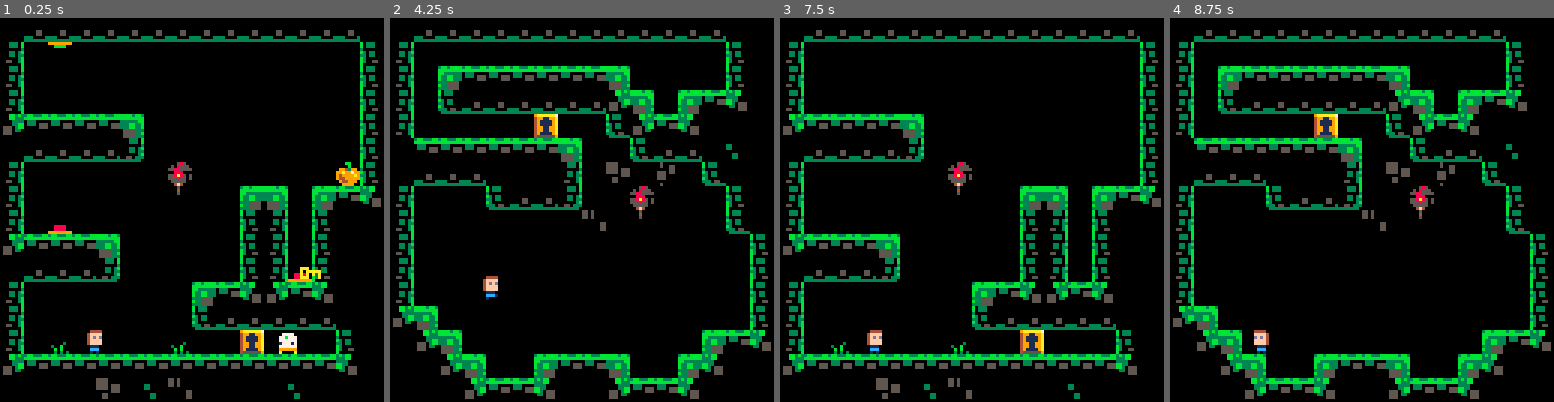
Above: before the commit, frames 1-4 (left to right).
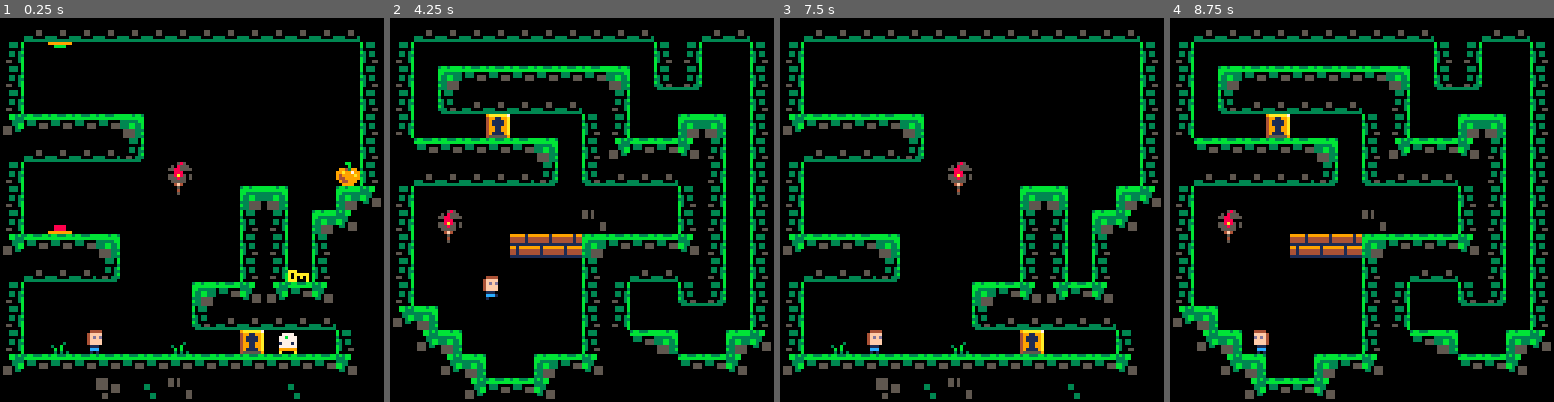
Above: after the commit, the same moments.

Repository: tamewhale/saviour-complex
Game: PICO-8 cartridge saviour.p8
The game is run twice, just before and just after one commit, with the same random seed, the same clock (stepped at 60 frames per second) and the same inputs.
Inputs:
- Up to frame 1 (0.25 s): no input
- Up to frame 2 (4.25 s): tap X (X key) at 0.33, 1.07, 1.85, 2.97, 4.08 s; tap O (Z key) at 0.7, 1.7, 2.1, 2.5, 2.9, 3.3, 3.7, 4.1 s; hold Right 1.6-2.1 s; hold Up 2.15-2.42 s; hold Right 2.47-3.03 s; hold Left 3.08-3.58 s; hold Right from 4.02 s (still down)
- Up to frame 3 (7.5 s): tap O (Z key) every 0.4 s from 4.5 to 7.3 s; release Right at 4.68 s; hold Up 4.73-5.03 s; hold Left 5.08-5.68 s; tap X (X key) at 5.2, 6.32, 7.43 s; hold Right 6.08-6.58 s; hold Right 6.63-7.13 s; hold Up 7.18-7.45 s
- Up to frame 4 (8.75 s): hold Right 7.5-8.07 s; tap O (Z key) at 7.7, 8.1, 8.5 s; hold Left 8.12-8.62 s; tap X (X key) at 8.55 s

The runs differ from the first frame. In frame 1, 1.3% of the frame differs, in the area x 75-94%, y 43-69%; in frame 2, 19%, in the area x 12-99%, y 3-100%; in frame 3, 1.1%; in frame 4, 19%.

Commit message:
Redesigned level two

Diff:
--- a/saviour.p8
+++ b/saviour.p8
@@ -774,22 +774,22 @@
 0000010301011313131303030305050501010101010103030101000000000000010101010101010101030100000003000000000000000303010103030303000020002000010131313131000000000000200030200000000000000000000000000000000000000000000000000000000008000000000000000000000000000000
 0000000000000000000000000000000000000000000000000000000000000000000000000000000000000000000000000000000000000000000000000000000000000000000000000000000000000000000000000000000000000000000000000000000000000000000000000000000000000000000000000000000000000000
 __map__
-000c0c0c0c0c0c0c0c0c0c0c0c0c0c00000c0c0c0c0c0c0c0c0c0c0c0c0c0000000c0c0c00000000000000000c0c0c00000c0c0c00000000000000000c0c0c0000000000000000000000000000000000000000000000000000000000000000000000000000000000000000000000000000000000000000000000000000000000
-3d00490000000000000000000000003b3d000000000000000000005300003b003d0000000a0c0c0c0c0c0c0b0000003b3d0000000a0c0c0c0c0c0c0b0000003b3b000000000000000000000000000000000000000000000000000000000000000000000000000000000000000000000000000000000000000000000000000000
-3d00000000000000000000000000003b3d003a0303030303033c000000003b003d000000002e007000002e000000003b3d000000002e007000002e000000003b3b000000000000000000000000000000000000000000000000000000000000000000000000000000000000000000000000000000000000000000000000000000
-3d00000000000000000000000000003b3d000a0c0c0c0c0c0c053c003a0304003d0000003a0303030303033c0000003b3d0000003a0303030303033c0000003b3b000000000000000000000000000000000000000000000000000000000000000000000000000000000000000000000000000000000000000000000000000000
-05030303033c0000000000000000003b3d00000070002e00000a0503040000003d0000000a0c0c0c0c0c0c0b0000003b3d0000000a0c0c0c0c0c0c0b0000003b3b000000000000000000000000000000000000000000000000000000000000000000000000000000000000000000000000000000000000000000000000000000
-000c0c0c0c0b0000000000000000003b000303030303033c00000a0c0c0002003d00000000000000000000000000003b3d00000000000000000000000000003b3b000000000000000000000000000000000000000000000000000000000000000000000000000000000000000000000000000000000000000000000000000000
-3d00000000000011000000000000523b000c0c0c0000003d00250024490a00003d0000003a0303030303033c0000003b3d0000003a0303030303033c0000003b3b000000000000000000000000000000000000000000000000000000000000000000000000000000000000000000000000000000000000000000000000000000
-3d0000000000001200003a3c003a03043d0000000a0c0c0b0000110000003b003d0000000a0c0c0c0c0c0c0b0000003b3d0000000a0c0c0c0c0c0c0b0000003b3b000000000000000000000000000000000000000000000000000000000000000000000000000000000000000000000000000000000000000000000000000000
-3d0046000000000000003b3d003b00003d000000000000002300120000000a003d00000000000000000000000000003b3d00000000000000000000000000003b3b000000000000000000000000000000000000000000000000000000000000000000000000000000000000000000000000000000000000000000000000000000
-050303033c00000000003b3d533b00003d00000000000000000000000000003b3d00000007080708080806060000003b3d00000000000000000000000000003b3b000000000000000000000000000000000000000000000000000000000000000000000000000000000000000000000000000000000000000000000000000000
-000c0c0c0b00000000003b3d463b00003d00000000000000000000000000003b3d00000006060906060609060000003b3d00000000000000000000000000003b3b005000500000000000000000000000000000000000000000000000000000000000000000000000000000000000000000000000000000000000000000000000
-3d000000000000003a030405030400003d00000000000000000000000000003b3d00000046494649464946490000003b3d00000000000000000000520000003b3b090009000900000000000000000000000000000000000000000000000000000000000000000000000000000000000000000000000000000000000000000000
-3d000000000000000a0c0c0c0c0c0000053c000000000000000000000000003b3d00000009060708080708060000003b3d00000009060708080708060000003b3b090909090900000000000000000000000000000000000000000000000000000000000000000000000000000000000000000000000000000000000000000000
-3d0014003000001400002e0070003b0000053c000000000046000000003a03043d00000000000000000000000053003b3d00000000000000000000000000003b3b000000070800000000000000000000000000000000000000000000000000000000000000000000000000000000000000000000000000000000000000000000
-050303030303030303030303030304000000053c30003a03033c00003a0400003d00300000000000000000000000003b3d00300000000000000000000000003b3b000000000000000000000000000000000000000000000000000000000000000000000000000000000000000000000000000000000000000000000000000000
-0000000025000223000000000200000000000005030304000005030304000000000303030303030303030303030303000003030303030303030303030303030000005200000000000000000000000000000000000000000000000000000000000000000000000000000000000000000000000000000000000000000000000000
+000c0c0c0c0c0c0c0c0c0c0c0c0c0c00000c0c0c0c0c0c0c0c0c0c00000c0c00000c0c0c00000000000000000c0c0c00000c0c0c00000000000000000c0c0c0000000000000000000000000000000000000000000000000000000000000000000000000000000000000000000000000000000000000000000000000000000000
+3d00490000000000000000000000003b3d000000000000000000003b3d00523b3d0000000a0c0c0c0c0c0c0b0000003b3d0000000a0c0c0c0c0c0c0b0000003b3b000000000000000000000000000000000000000000000000000000000000000000000000000000000000000000000000000000000000000000000000000000
+3d00000000000000000000000000003b3d003a0303030303033c000a0b00003b3d000000002e007000002e000000003b3d000000002e007000002e000000003b3b000000000000000000000000000000000000000000000000000000000000000000000000000000000000000000000000000000000000000000000000000000
+3d00000000000000000000000000003b3d000a0c0c0c0c0c003d00000000003b3d0000003a0303030303033c0000003b3d0000003a0303030303033c0000003b3b000000000000000000000000000000000000000000000000000000000000000000000000000000000000000000000000000000000000000000000000000000
+05030303033c0000000000000000003b3d0070002e0000003b3d00003a3c003b3d0000000a0c0c0c0c0c0c0b0000003b3d0000000a0c0c0c0c0c0c0b0000003b3b000000000000000000000000000000000000000000000000000000000000000000000000000000000000000000000000000000000000000000000000000000
+000c0c0c0c0b0000000000000000003b0003030303033c003b050303043d003b3d00000000000000000000000000003b3d00000000000000000000000000003b3b000000000000000000000000000000000000000000000000000000000000000000000000000000000000000000000000000000000000000000000000000000
+3d00000000000011000000000000523b000c0c0c0c0c0b000a0c0c0c003d003b3d0000003a0303030303033c0000003b3d0000003a0303030303033c0000003b3b000000000000000000000000000000000000000000000000000000000000000000000000000000000000000000000000000000000000000000000000000000
+3d0000000000001200003a3c00003a043d00000000000000000000003b3d003b3d0000000a0c0c0c0c0c0c0b0000003b3d0000000a0c0c0c0c0c0c0b0000003b3b000000000000000000000000000000000000000000000000000000000000000000000000000000000000000000000000000000000000000000000000000000
+3d0046000000000000003b3d003a04003d00110000000000230000003b3d003b3d00000000000000000000000000003b3d00000000000000000000000000003b3b000000000000000000000000000000000000000000000000000000000000000000000000000000000000000000000000000000000000000000000000000000
+050303033c00000000003b3d003b00003d001200000606063a030303043d003b3d00000007080708080806060000003b3d00000000000000000000000000003b3b000000000000000000000000000000000000000000000000000000000000000000000000000000000000000000000000000000000000000000000000000000
+000c0c0c0b00000000003b3d533b00003d000000000049003b000c0c003d003b3d00000006060906060609060000003b3d00000000000000000000000000003b3b005000500000000000000000000000000000000000000000000000000000000000000000000000000000000000000000000000000000000000000000000000
+3d000000000000003a030405030400003d000000000000003b3d00000a0b003b3d00000046494649464946490000003b3d00000000000000000000520000003b3b090009000900000000000000000000000000000000000000000000000000000000000000000000000000000000000000000000000000000000000000000000
+3d000000000000000a0c0c0c0c0c0000053c0000000000003b3d53000000003b3d00000009060708080708060000003b3d00000009060708080708060000003b3b090909090900000000000000000000000000000000000000000000000000000000000000000000000000000000000000000000000000000000000000000000
+3d0014003000001400002e0070003b0000053c00000046003b00033c00003a043d00000000000000000000000053003b3d00000000000000000000000000003b3b000000070800000000000000000000000000000000000000000000000000000000000000000000000000000000000000000000000000000000000000000000
+050303030303030303030303030304000000053c30003a0304000000030304003d00300000000000000000000000003b3d00300000000000000000000000003b3b000000000000000000000000000000000000000000000000000000000000000000000000000000000000000000000000000000000000000000000000000000
+0000000025000223000000000200000000000005030304000000000000000000000303030303030303030303030303000003030303030303030303030303030000005200000000000000000000000000000000000000000000000000000000000000000000000000000000000000000000000000000000000000000000000000
 00000000000000000000000000000000000000000000000000000000000000000000000000000000000000000000000000003a030303033c000000000009000000700000000900000000000000000000000000000000000000000000000000000000000000000000000000000000000000000000000000000000000000000000
 00000000000000000000000000000000000000000000000000000000000000000000000000000000000000000000000000003b000000003d000000000009070809070809070800000000000000000000000000000000000000000000000000000000000000000000000000000000000000000000000000000000000044450000
 00000000000000000000000000000000000000000000000000000000000000000000000000000000000000000000000000003b000000003d00000000003a0303030303030303033c0000000000000000000000000000000000000000000000000000000000000000000000000000000000000000000000000000000014140000
Not shown, changed: the music (__music__) section of saviour.p8
